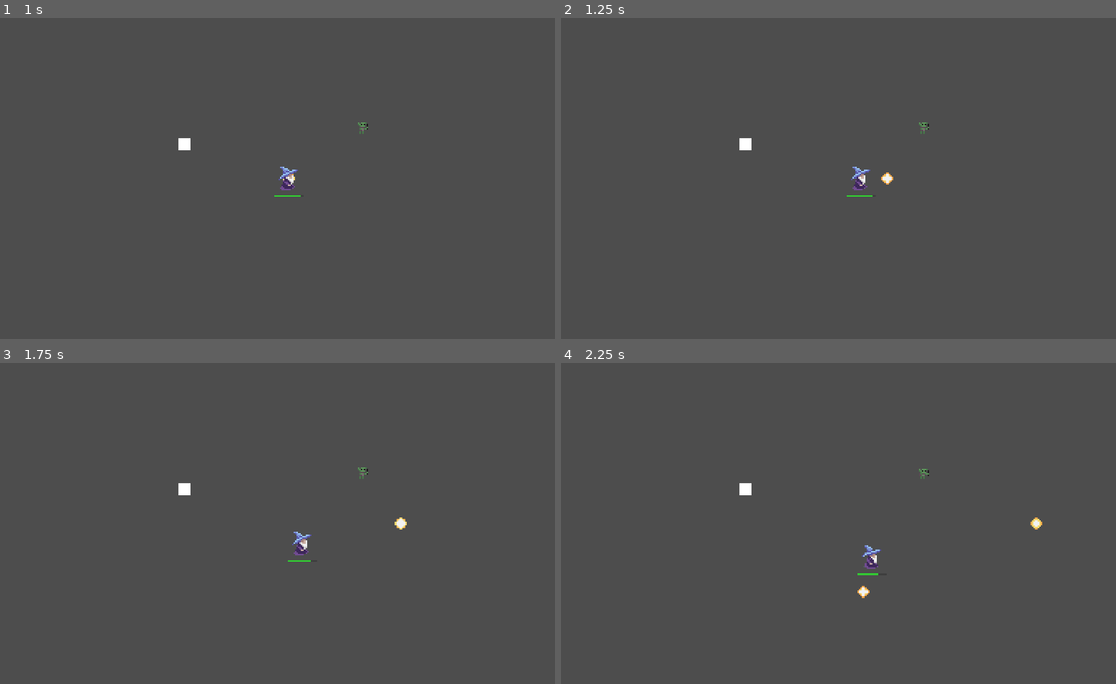
Above: before the commit, frames 1-4 (two rows, left to right).
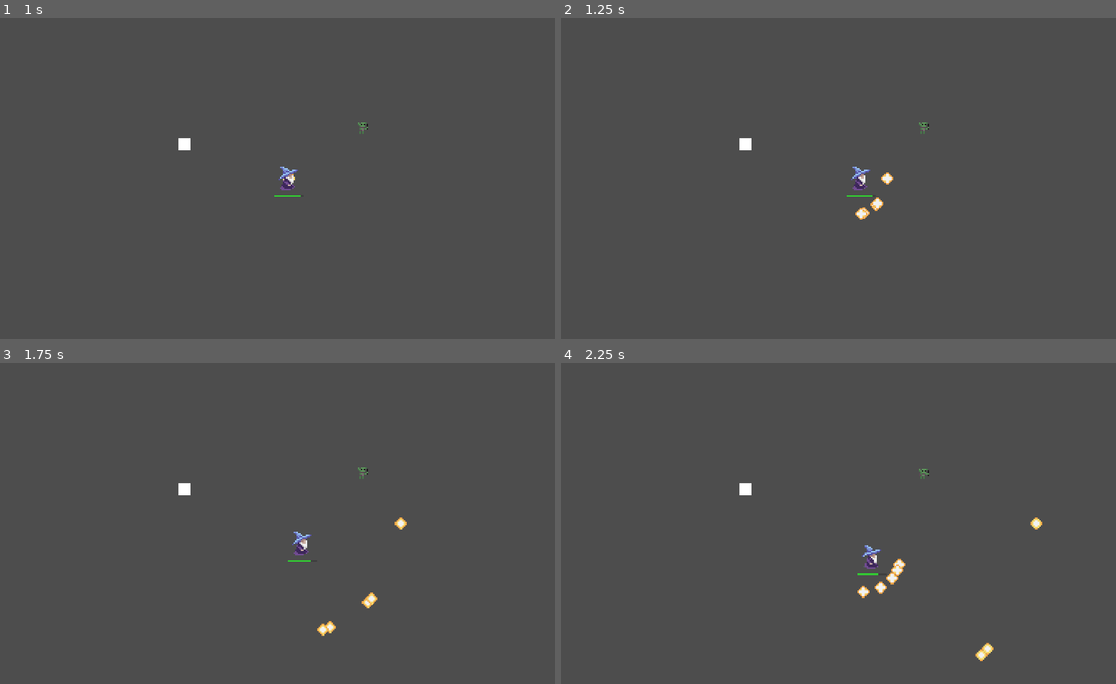
Above: after the commit, the same moments.

Repository: TraySimpson/WizardSurvivors
Game: Godot game, scene res://main.tscn
Same seed, same stepped clock (60 frames per second), same inputs: the game is played once before the commit and once after it.
Inputs:
- Up to frame 1 (1 s): tap Enter at 0.5 s; hold D (move_right) from 0.53 s (still down); tap Space (test) at 0.6 s
- Up to frame 2 (1.25 s): keep holding D (move_right)
- Up to frame 3 (1.75 s): release D (move_right) at 1.28 s; hold S (move_down) from 1.28 s (still down); tap Space (test) at 1.35 s
- Up to frame 4 (2.25 s): release S (move_down) at 2.03 s; hold D (move_right) from 2.03 s (still down); tap Space (test) at 2.1 s

Frame 1 is identical in both runs. In frame 2, 0.1% of the frame differs, in the area x 53-59%, y 55-63%; in frame 3, 0.2%; in frame 4, 0.3%, in the area x 56-78%, y 61-93%.

Commit message:
Add multiple projectiles (currently just random pos direction)

Diff:
--- a/BoltSpawner.gd
+++ b/BoltSpawner.gd
@@ -1,12 +1,14 @@
 extends Node2D
 
-signal bolt_spawned(BoltAttack)
+signal bolt_spawned(BoltAttack, int)
 
 @export var bolt_attack_prefab: PackedScene = null
+@export var bolt_count: int = 1
 
 
 func _on_cooldown_timer_timeout():
-	var bolt = bolt_attack_prefab.instantiate()
-	get_tree().current_scene.add_child(bolt)
-	bolt.transform = owner.transform
-	bolt_spawned.emit(bolt)
+	for index in range(bolt_count):
+		var bolt = bolt_attack_prefab.instantiate()
+		get_tree().current_scene.add_child(bolt)
+		bolt.position = owner.position
+		bolt_spawned.emit(bolt, index)
--- a/scripts/bolt_attack.tscn
+++ b/scripts/bolt_attack.tscn
@@ -53,7 +53,7 @@
 scale = Vector2(5, 5)
 sprite_frames = SubResource("SpriteFrames_wnud0")
 autoplay = "default"
-frame_progress = 0.419399
+frame_progress = 0.190569
 
 [node name="CollisionShape2D" type="CollisionShape2D" parent="."]
 shape = SubResource("CircleShape2D_iitvd")
--- a/scripts/bolt_spawner.tscn
+++ b/scripts/bolt_spawner.tscn
@@ -6,6 +6,7 @@
 [node name="BoltSpawner" type="Node2D"]
 script = ExtResource("1_55nxu")
 bolt_attack_prefab = ExtResource("2_hcc54")
+bolt_count = 5
 
 [node name="CooldownTimer" type="Timer" parent="."]
 autostart = true
--- a/scripts/player.gd
+++ b/scripts/player.gd
@@ -23,8 +23,18 @@
 	position += velocity
 
 
-func _on_bolt_spawner_bolt_spawned(bolt: BoltAttack):
+func _on_bolt_spawner_bolt_spawned(bolt: BoltAttack, index: int):
+	print("Spawned bolt: " + str(index))
 	if (velocity.is_zero_approx()):
 		bolt.direction = Vector2(-1, 0) if animated_sprite.flip_h else Vector2(1, 0)
+		_offsetByIndex(bolt, index)
 		return
 	bolt.direction = velocity.normalized()
+	_offsetByIndex(bolt, index)
+
+
+func _offsetByIndex(bolt: BoltAttack, index: int):
+	if (index == 0):
+		return
+	#var perpendicular: Vector2 = Vector2(-bolt.direction.x, bolt.direction.y) if bool(index % 2) else Vector2(bolt.direction.x, -bolt.direction.y)
+	bolt.direction = Vector2(randi(), randi()).normalized()
